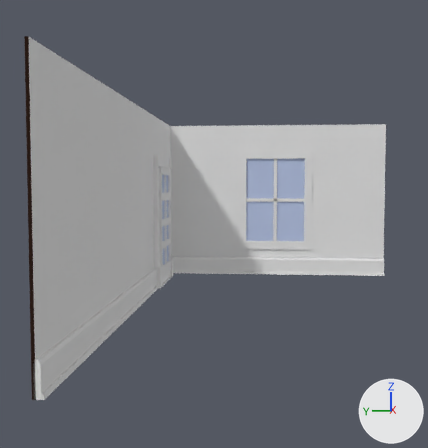
One commit to the Blender file Assets/models/floor_2/bedroom_n_center/bedroom_n_center.blend: the scene before it, then after it.
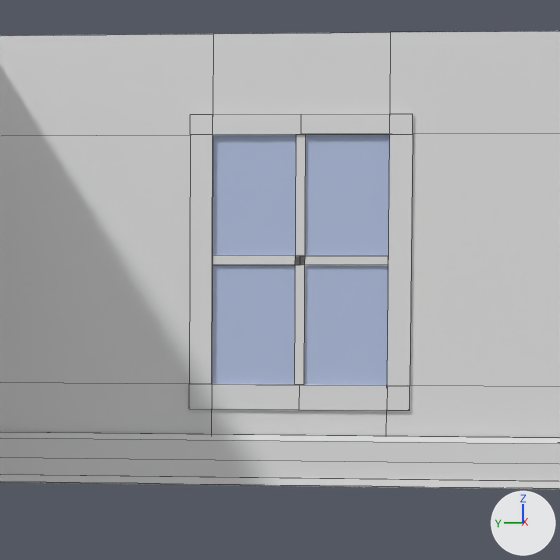
Old and new are each drawn whole from a camera (50 mm lens) standing at (-25.25, 0.7, 5.4) and looking at (-0.21, 2.79, 3.76) and again close up on the part from 41% to 84% of the width and 25% to 67% of the height. Arrows for +X, +Y and +Z are at lower right; the lights stay in place. The close-ups show mesh edges as thin lines.

Names of what the first close-up shows: 'floorboard_e.002', 'wall_n', 'window_frame', 'window_glass'.
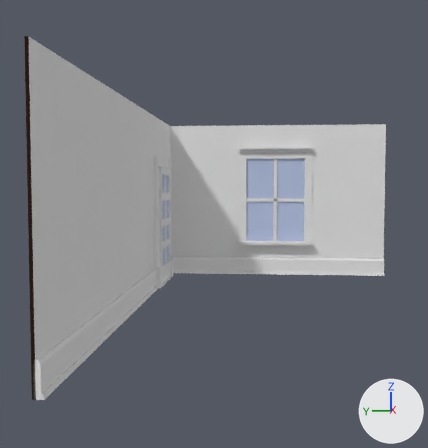
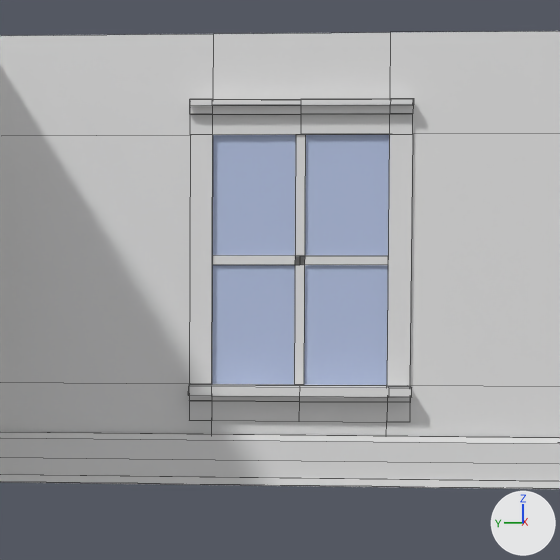
Where the change shows, as pixel boxes [x1, y1, x2, y2] in the close-ups (560 x 560 px):
'window_frame', reshaped (9% taller)
    before: [189, 114, 413, 411]
    after: [188, 98, 414, 422]
part 1 of me_cube_002, built on
    before: [189, 384, 410, 411]
    after: [188, 98, 414, 422]

Diff of the bpy script that builds the scene:
```diff
--- a/Assets/models/floor_2/bedroom_n_center/bedroom_n_center.blend.py
+++ b/Assets/models/floor_2/bedroom_n_center/bedroom_n_center.blend.py
@@ me_cube_002 @@
 # used by ob_window_frame; location = (11.08, 0.0, 4.5); scale = (0.1, 1.75, 2.5)
-me_cube_002.from_pydata(...)  # 60 vertices, 55 faces; spans x -1.5..0.5, y -1.26..1.26, z -1.2..1.16
+me_cube_002.from_pydata(...)  # 145 vertices, 139 faces; spans x -5.75..0.5, y -1.26..1.26, z -1.29..1.27
+# me_cube_002 part 1
+# 2 vertices are removed from x -1.5, y -1.26..1.26, z -1.2
+# 13 faces are deleted
+# 5 vertices in x 0.5, y -1.26..1.26, z -1.2 move by (0.0, 0.0, 0.13)
+# 3 vertices in x -1.5, y -1.0..1.0, z -1.2 move by (-0.98, 0.0, 0.2)
+# 7 new vertices lie (0.0, 0.0, 0.07) away from vertices in x -1.5..0.5, y -1.26..1.26, z 1.16
+# 7 new vertices lie (0.0, 0.0, 0.04) away from vertices in x -1.5..0.5, y -1.26..1.26, z 1.23
+# 9 new vertices lie (-1.42, 0.0, 0.0) away from vertices in x -1.5, y -1.26..1.26, z 1.16..1.27
+# 6 new vertices lie (-2.0, 0.0, 0.0) away from vertices in x 0.5, y -1.26..1.26, z -1.2..1.27
+# 7 new vertices lie (0.0, 0.0, -0.06) away from vertices in x -1.5..0.5, y -1.26..1.26, z -1.2..-1.07
+# 7 new vertices lie (0.0, 0.0, -0.16) away from vertices in x -1.5..0.5, y -1.26..1.26, z -1.13
+# 6 new vertices lie (-0.98, 0.0, 0.0) away from vertices in x -1.5, y -1.26..1.26, z -1.13..-1.0
+# 7 new vertices lie (-3.27, 0.0, 0.0) away from vertices in x -2.48..-1.5, y -1.26..1.26, z -1.2..-1.0
+# 7 new vertices lie (0.0, -0.26, 0.0) away from vertices in x -5.75..-1.5, y 1.26, z -1.29..1.27
+# 7 new vertices lie (0.0, -1.0, 0.0) away from vertices in x -5.75..-1.5, y 1.0, z -1.29..1.27
+# 8 new vertices lie (-1.41, 0.0, 0.0) away from vertices in x -2.92, y -1.26..1.26, z 1.23..1.27
+# 9 new vertices lie (0.0, -1.0, 0.0) away from vertices in x -5.75..-1.5, y 0.0, z -1.29..1.27
+# 97 new faces join them
 me_cube_002.materials.append(mat_wood_trim)
```
